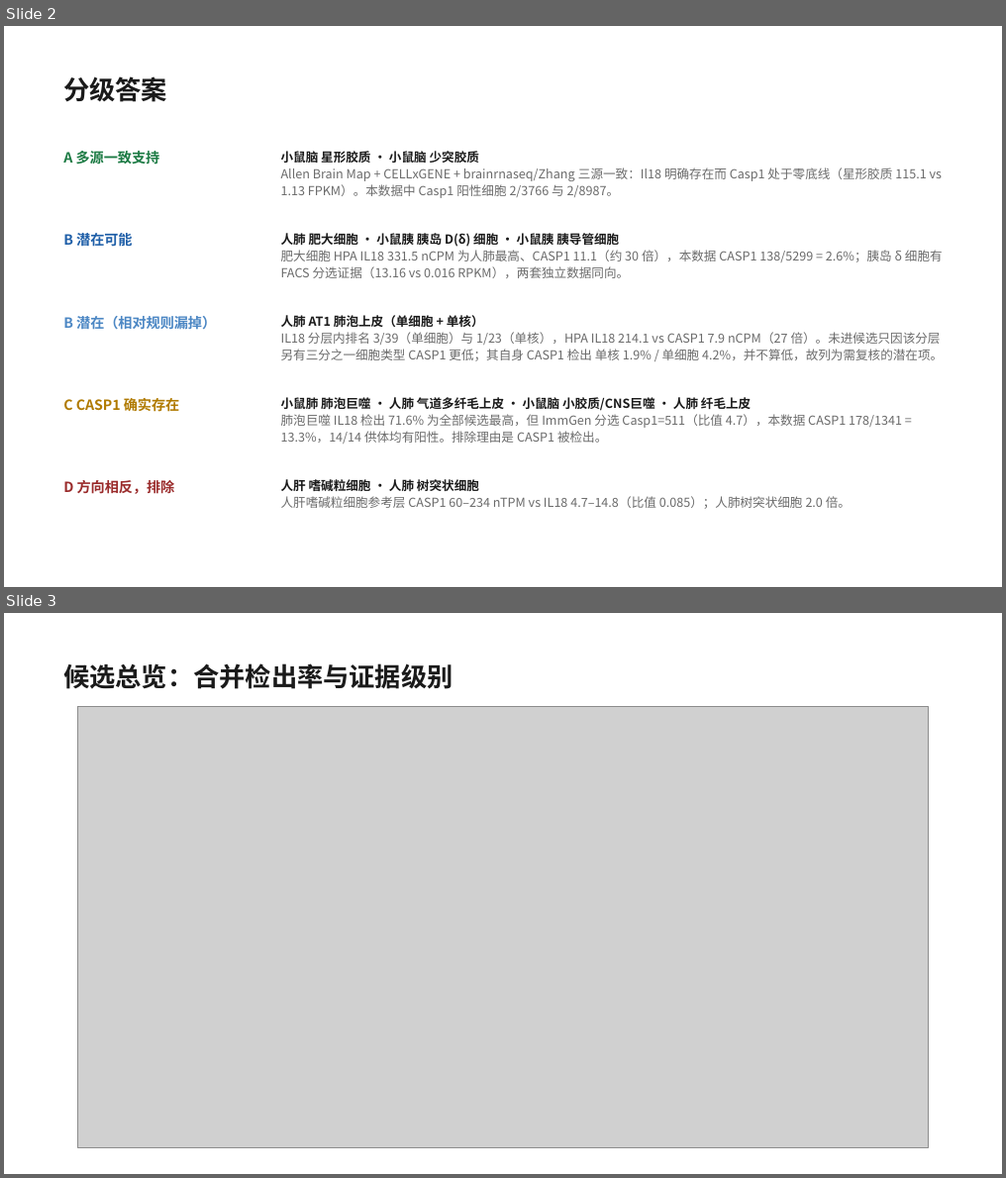
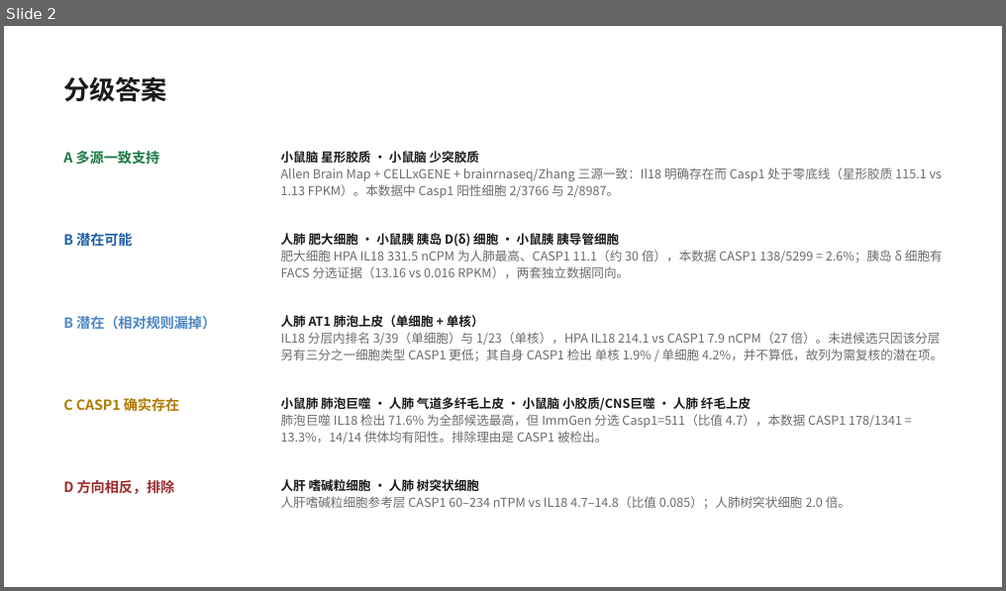
Before and after one commit to 7c96bzczcj-prog/aaa, a slide deck: il18_casp5organ/IL18_CASP_五器官筛选.pptx. Shown one above the other, each under a label of ours: slides 2 and 3 before the commit, slide 2 after it. The pictures are 1006x1178 and 1006x591 pixels, drawn with LibreOffice and Linux fonts; fonts in the diff are those of the drawing; grey boxes stand for pictures. Boxes give left, top, right and bottom in pixels: in the first picture for what was removed or moved away, otherwise in the second. Text is boxed around its words. In the diff, an @@ line names an element or a change of style, - is before the commit and + after.

```diff
--- a/il18_casp5organ/IL18_CASP_五器官筛选.pptx
+++ b/il18_casp5organ/IL18_CASP_五器官筛选.pptx
@@ slide 3 removed at (x1=4, y1=613, x2=1002, y2=1174), background #FFFFFF @@
@@ text removed at (x1=63, y1=663, x2=452, y2=689) @@
-候选总览：合并检出率与证据级别
@@ picture removed at (x1=78, y1=707, x2=928, y2=1149) @@
```
Also in this commit, not shown: 1 slide added, 5 other files.
